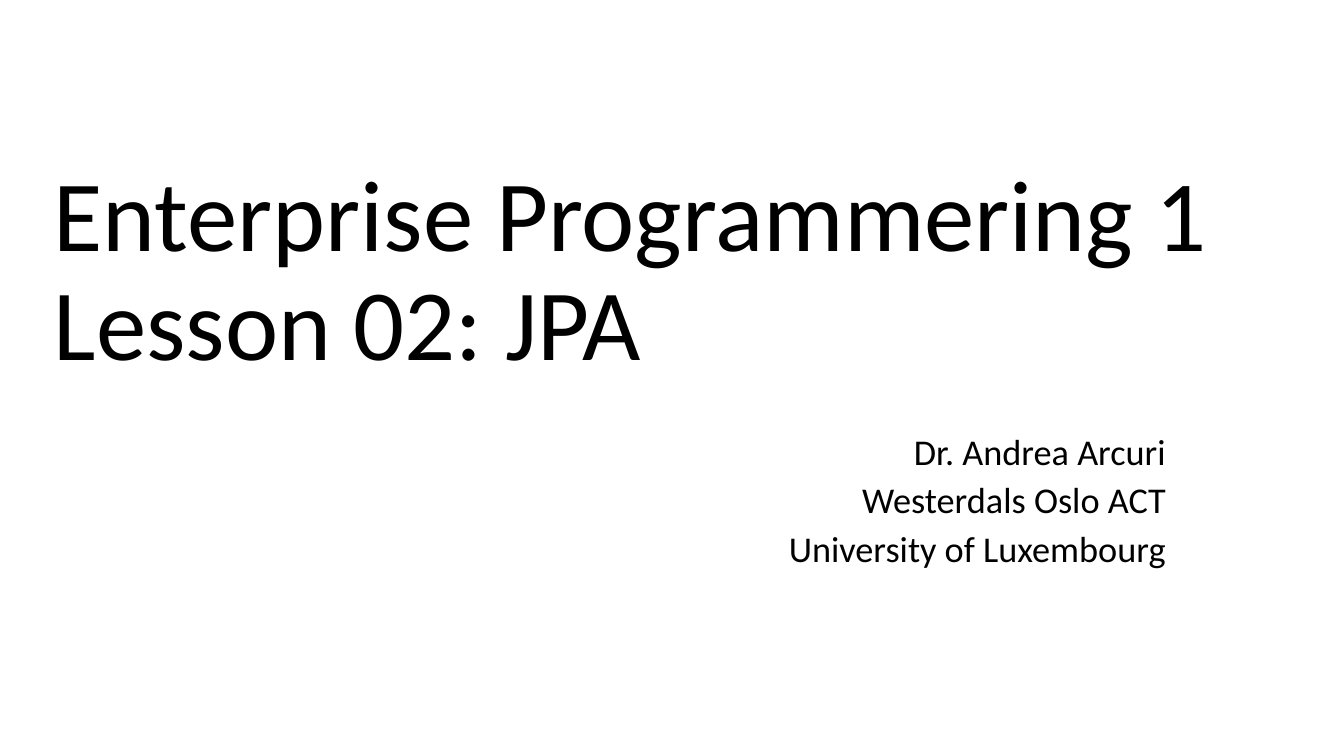
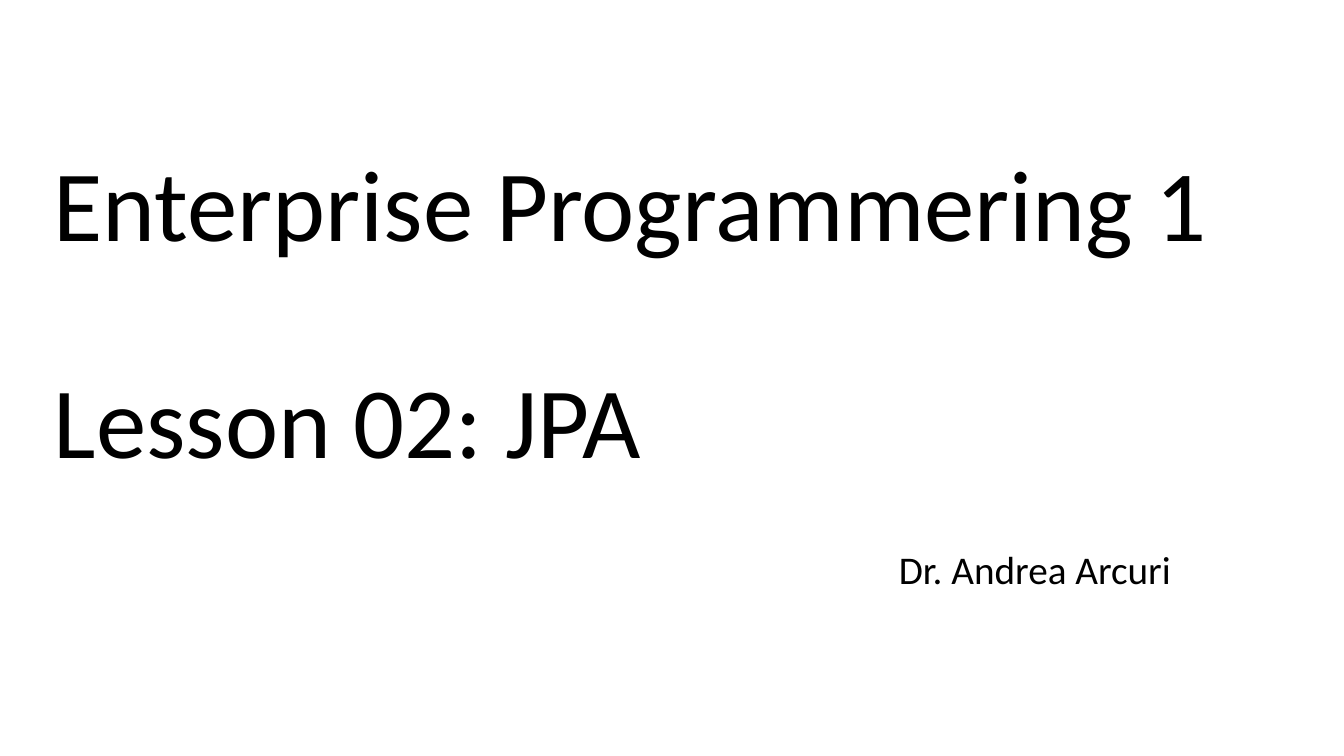
Before and after one commit to arcuri82/testing_security_development_enterprise_systems, a slide deck: slide 1 of doc/intro/slides/lesson_02_jpa.pptx. Drawn at 1344x756 pixels with LibreOffice and Linux fonts; fonts in the diff are those of the drawing. Boxes give left, top, right and bottom in pixels: in the first picture for what was removed or moved away, otherwise in the second. Text is boxed around its words. In the diff, an @@ line names an element or a change of style, - is before the commit and + after.

```diff
--- a/doc/intro/slides/lesson_02_jpa.pptx
+++ b/doc/intro/slides/lesson_02_jpa.pptx
@@ title "Enterprise Programmering 1 Lesson 02: ..." rewrapped from [54, 181, 1207, 361] to [54, 171, 1207, 459] @@
@@ subtitle at [789, 487, 1166, 569]: paragraphs removed @@
-Westerdals Oslo ACT
-University of Luxembourg
@@ subtitle "Dr. Andrea Arcuri": place and size @@
-subtitle "Dr. Andrea Arcuri" at [789, 439, 1166, 569]
+subtitle "Dr. Andrea Arcuri" at [899, 556, 1170, 585]
@@ subtitle "Dr. Andrea Arcuri" at [899, 556, 1170, 585]: size 25.9 to 28 pt; line spacing 0.8 to 0.9 @@
```
Also in this commit, not shown: 1 other slide changed, 2 other files.
